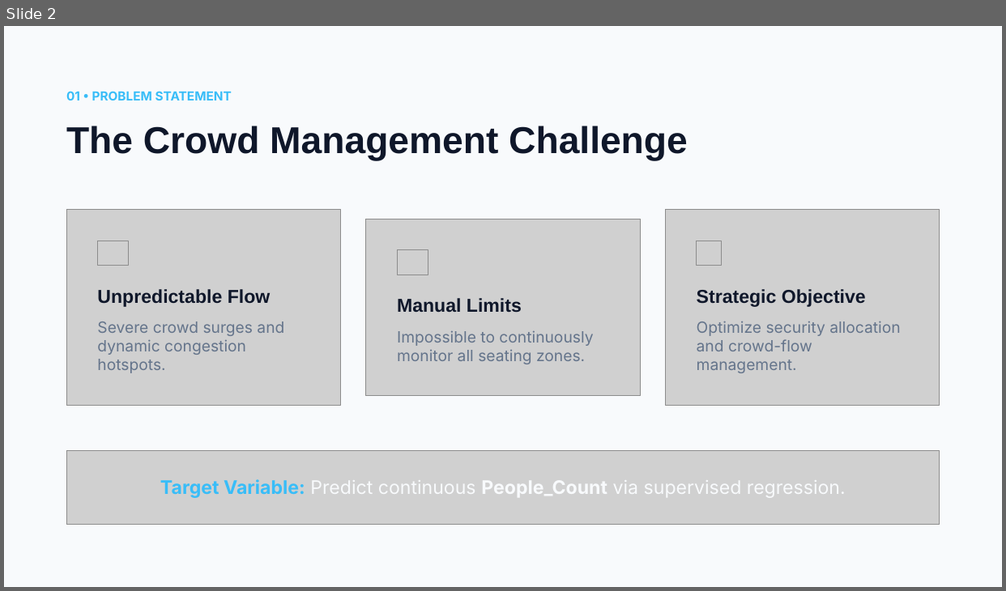
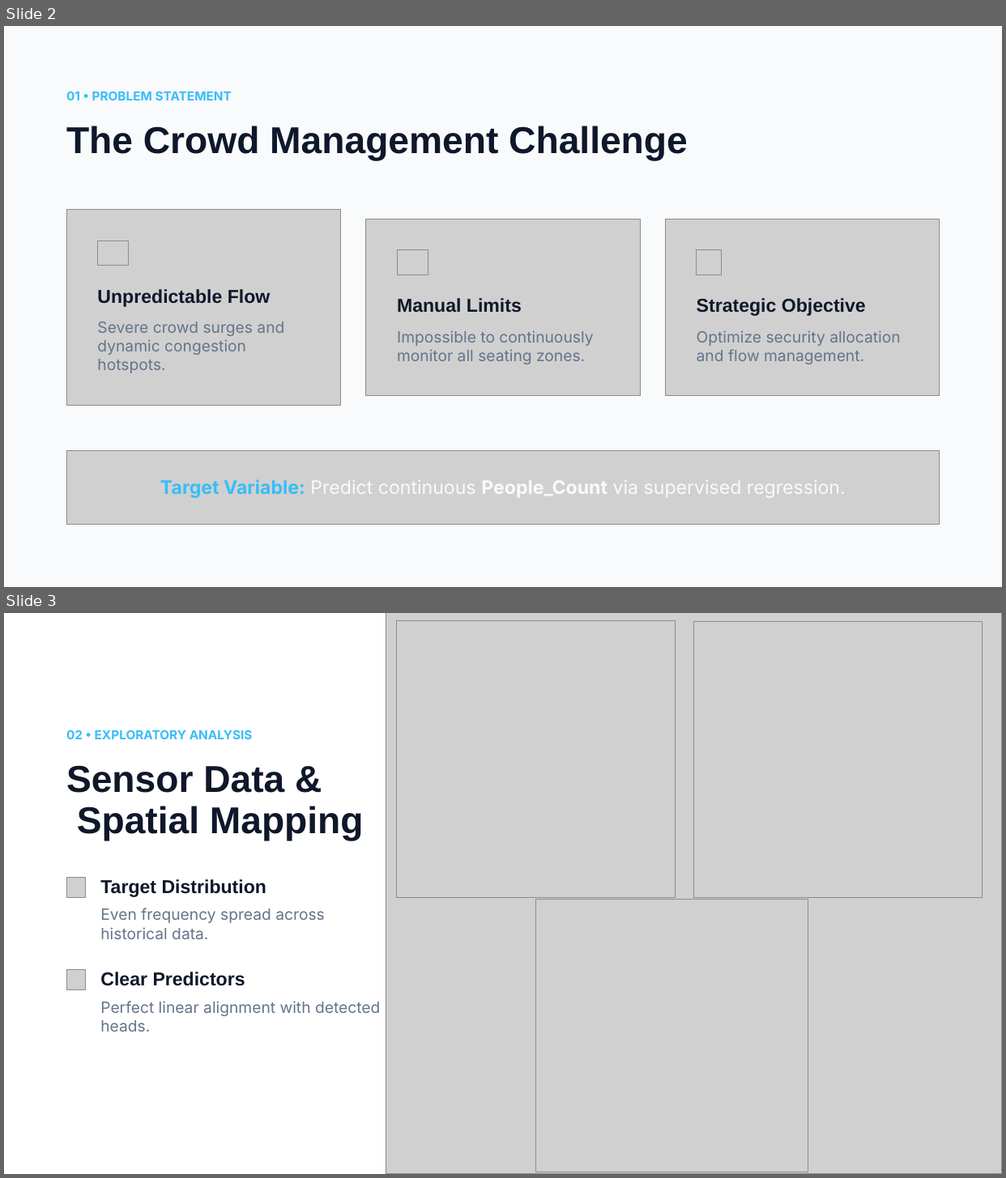
Before and after one commit to vkvinodhkumar/Crowd_optimization, a slide deck: Project/notebooks/Crowd Density Prediction.pptx. Shown one above the other, each under a label of ours: slide 2 before the commit, slides 2 and 3 after it. The pictures are 1006x591 and 1006x1178 pixels, drawn with LibreOffice and Linux fonts; fonts in the diff are those of the drawing; grey boxes stand for pictures. Boxes give left, top, right and bottom in pixels: in the first picture for what was removed or moved away, otherwise in the second. Text is boxed around its words. In the diff, an @@ line names an element or a change of style, - is before the commit and + after.

```diff
--- a/Project/notebooks/Crowd Density Prediction.pptx
+++ b/Project/notebooks/Crowd Density Prediction.pptx
@@ slide 3 added at [4, 613, 1002, 1174], background #FFFFFF @@
@@ picture added at [386, 613, 1002, 1174] @@
@@ picture added at [397, 621, 676, 897] @@
@@ picture added at [694, 622, 982, 897] @@
@@ text added at [66, 730, 253, 739], 12 pt, text #38BDF8, bold @@
+02 • EXPLORATORY ANALYSIS
@@ text added at [66, 765, 364, 841], 36 pt, text #0F172A, bold @@
+Sensor Data &
+Spatial Mapping
@@ picture added at [66, 877, 85, 897] @@
@@ text added at [100, 879, 266, 897], 18 pt, text #0F172A, bold @@
+Target Distribution
@@ picture added at [536, 900, 808, 1172] @@
@@ text added at [100, 908, 325, 939], 15 pt, text #64748B @@
+Even frequency spread across historical data.
@@ picture added at [66, 970, 85, 990] @@
@@ text added at [100, 972, 245, 986], 18 pt, text #0F172A, bold @@
+Clear Predictors
@@ text added at [100, 1001, 380, 1032], 15 pt, text #64748B @@
+Perfect linear alignment with detected heads.
@@ slide 2 changed as well @@
@@ picture: place and size @@
-picture at [665, 209, 940, 405]
+picture at [665, 219, 940, 396]
@@ picture: place and size @@
-picture at [697, 241, 721, 266]
+picture at [697, 250, 721, 275]
@@ text "Strategic Objective": place and size @@
-text "Strategic Objective" at [697, 289, 866, 307]
+text "Strategic Objective" at [697, 298, 866, 316]
@@ text at [697, 331, 900, 365]: text changed @@
-Optimize security allocation and crowd-flow management.
+Optimize security allocation and flow management.
```
Also in this commit, not shown: 2 other slides changed, 6 other slides added, 2 slides removed.
